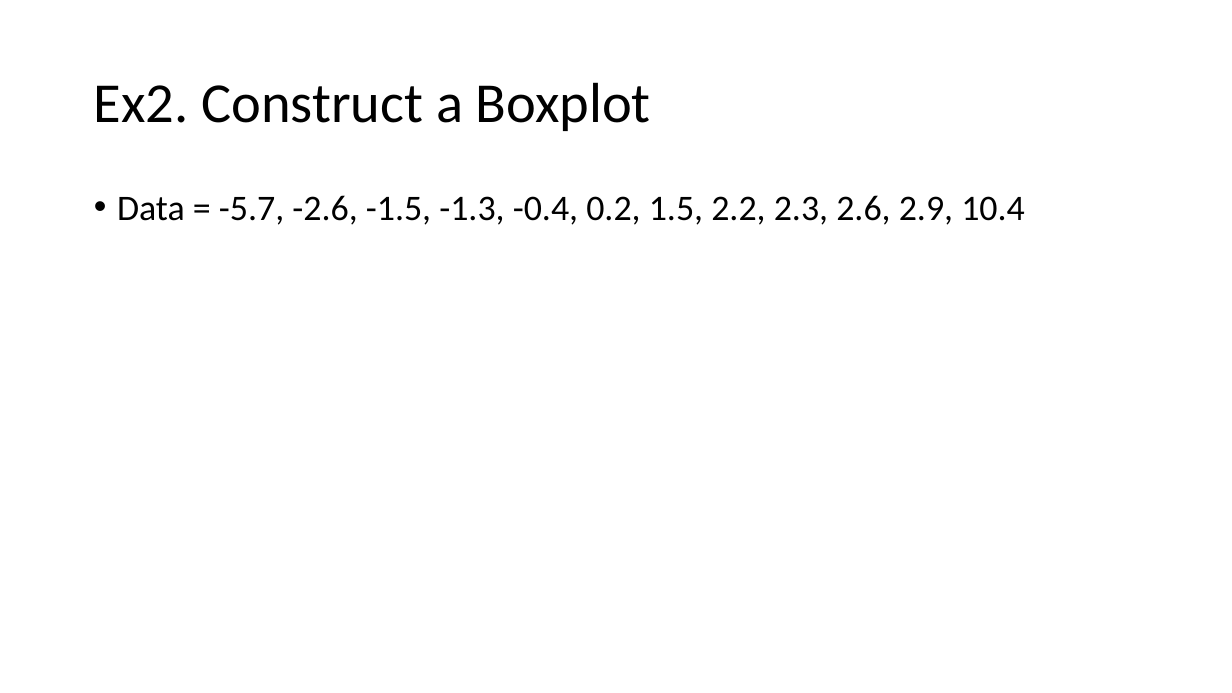
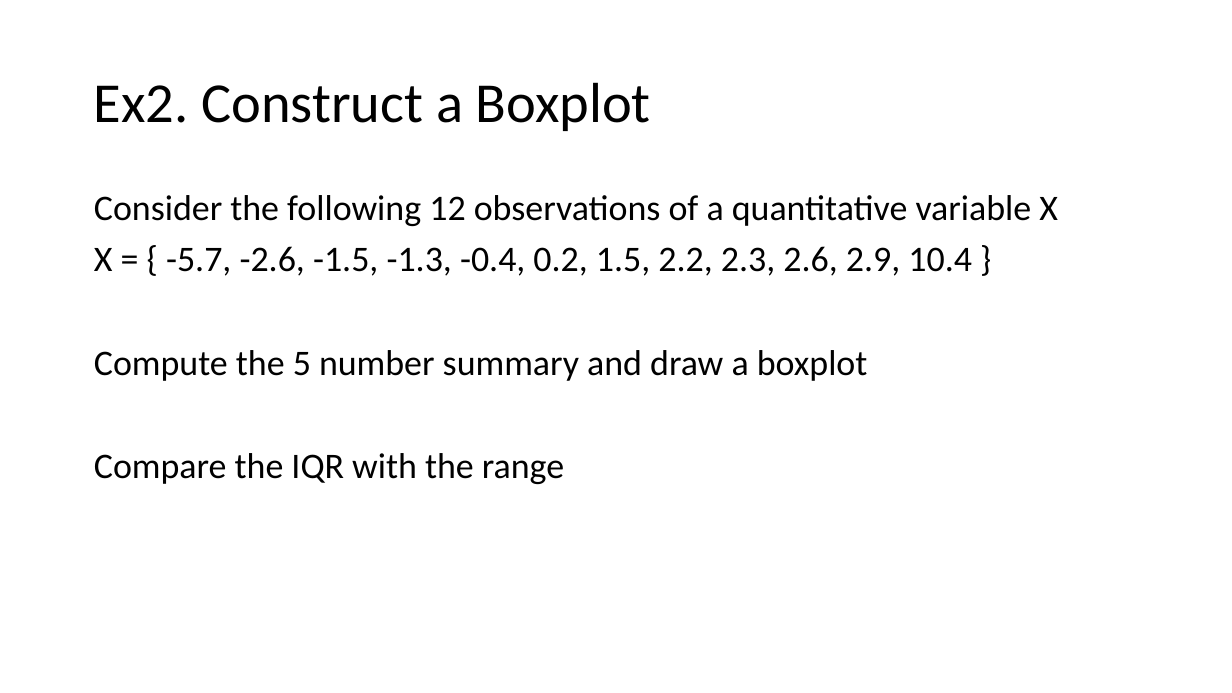
Before and after one commit to Jarred6068/UI_STAT251-03_Spring_2024, a slide deck: slide 16 of docs/lecture_slides/Week 3/Week3_Lecture5_Slides_1_24_2024.pptx (slide 14 before the commit). Drawn at 1232x693 pixels with LibreOffice and Linux fonts; fonts in the diff are those of the drawing. Boxes give left, top, right and bottom in pixels: in the first picture for what was removed or moved away, otherwise in the second. Text is boxed around its words. In the diff, an @@ line names an element or a change of style, - is before the commit and + after.

```diff
--- a/docs/lecture_slides/Week 3/Week3_Lecture5_Slides_1_24_2024.pptx
+++ b/docs/lecture_slides/Week 3/Week3_Lecture5_Slides_1_24_2024.pptx
@@ text at box(94, 195, 1058, 484): text changed @@
-• Data = -5.7, -2.6, -1.5, -1.3, -0.4, 0.2, 1.5, 2.2, 2.3, 2.6, 2.9, 10.4
+Consider the following 12 observations of a quantitative variable X
+X = { -5.7, -2.6, -1.5, -1.3, -0.4, 0.2, 1.5, 2.2, 2.3, 2.6, 2.9, 10.4 }
+Compute the 5 number summary and draw a boxplot
+Compare the IQR with the range
```
Also in this commit, not shown: 1 other slide changed, 2 slides added, 1 slide removed, 5 other files.
